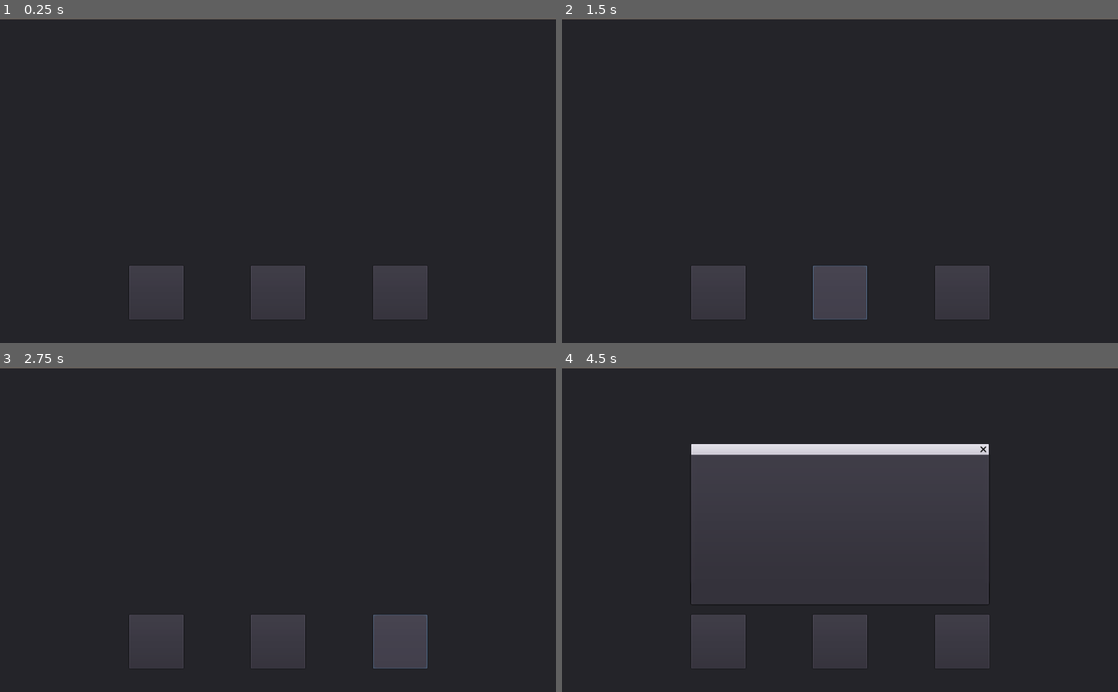
Above: before the commit, frames 1-4 (two rows, left to right).
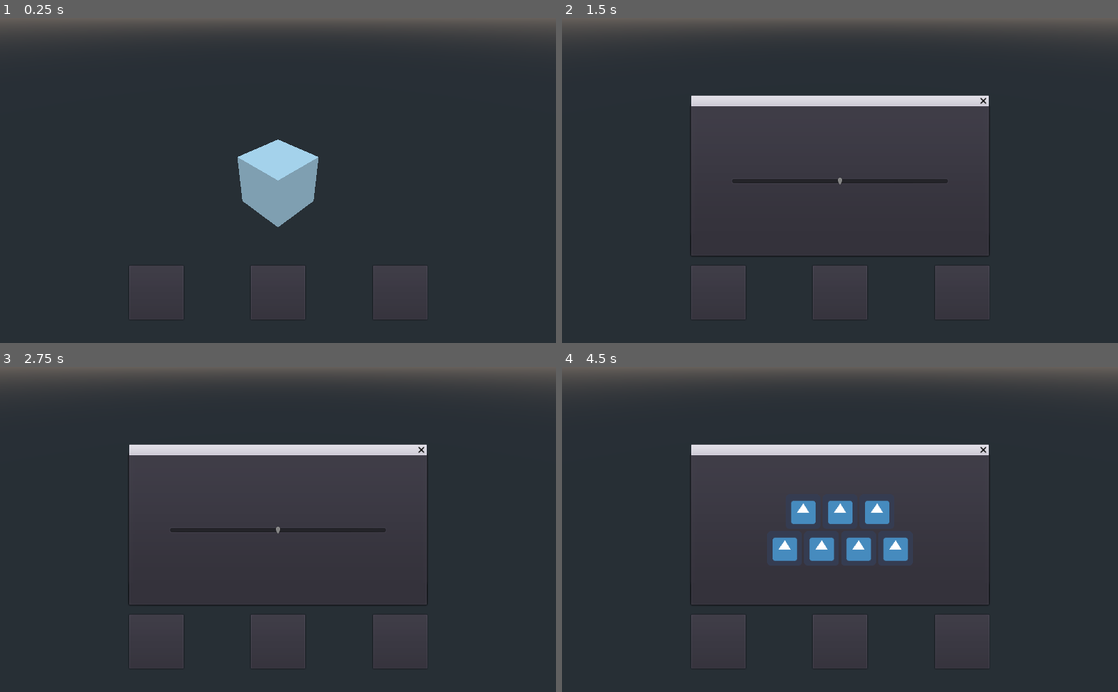
Above: after the commit, the same moments.

Repository: Rhowea/DDUEksamensprojekt
Game: Godot game, scene res://World.tscn
Same seed, same stepped clock (60 frames per second), same inputs: the game is played once before the commit and once after it. The engine's default icon, where the game draws it, is replaced by a stand-in: a white triangle on a blue panel in a dark square.
Inputs (mouse positions are in pixels of both pictures, inside the frame that each line leads up to):
- Up to frame 1 (0.25 s): no input
- Up to frame 2 (1.5 s): click (717, 291) at 0.5 s; click (840, 291) at 1.25 s
- Up to frame 3 (2.75 s): click (400, 640) at 2 s
- Up to frame 4 (4.5 s): click (717, 640) at 2.75 s; click (801, 529) at 3.52 s; click (840, 510) at 4.27 s

The runs differ from the first frame. In frame 1, 8.1% of the frame differs, in the area x 0-100%, y 0-65%; in frame 2, 19%; in frame 3, 19%, in the area x 0-100%, y 0-93%; in frame 4, 7.9%.

Commit message:
1st prototype

Diff:
--- /dev/null
+++ b/Set1.gd
@@ -0,0 +1,23 @@
+extends Control
+
+onready var set1 = $VBoxContainer/Ingredients1
+onready var set2 = $VBoxContainer/Ingredients2
+onready var set3 = $VBoxContainer/Ingredients3
+
+func _on_TextureButton1_pressed():
+	set1.visible = true
+	set2.visible = false
+	set3.visible = false
+	print("Displaying set 1")
+
+func _on_TextureButton2_pressed():
+	set1.visible = false
+	set2.visible = true
+	set3.visible = false
+	print("Displaying set 2")
+
+func _on_TextureButton3_pressed():
+	set1.visible = false
+	set2.visible = false
+	set3.visible = true
+	print("Displaying set 3")
--- a/UI.gd
+++ b/UI.gd
@@ -1,18 +1,33 @@
 extends Control
 
-onready var window = $Panel/WindowDialog
-
+onready var window = $WindowDialog
+onready var set1 = $WindowDialog/Set1
+onready var set2 = $WindowDialog/Set2
+onready var set3 = $WindowDialog/Set3
 
 func _on_Button1_pressed():
 	if window.visible == false:
 		window.popup()
 		print(window.visible)
+	set1.visible = true
+	set2.visible = false
+	set3.visible = false
 
 func _on_Button2_pressed():
-	pass # Replace with function body.
+	if window.visible == false:
+		window.popup()
+		print(window.visible)
+	set1.visible = false
+	set2.visible = true
+	set3.visible = false
 
 func _on_Button3_pressed():
-	pass # Replace with function body.
+	if window.visible == false:
+		window.popup()
+		print(window.visible)
+	set1.visible = false
+	set2.visible = false
+	set3.visible = true
 
 func _on_WindowDialog_popup_hide():
 		print(window.visible)
--- a/World.tscn
+++ b/World.tscn
@@ -1,8 +1,8 @@
-[gd_scene load_steps=4 format=2]
+[gd_scene load_steps=5 format=2]
 
 [ext_resource path="res://UI.gd" type="Script" id=1]
-
-[sub_resource type="Theme" id=2]
+[ext_resource path="res://icon.png" type="Texture" id=2]
+[ext_resource path="res://Set1.gd" type="Script" id=3]
 
 [sub_resource type="CubeMesh" id=1]
 
@@ -18,65 +18,235 @@
 anchor_bottom = 0.5
 script = ExtResource( 1 )
 
-[node name="Panel" type="Panel" parent="Camera/Control"]
-anchor_left = 0.5
-anchor_top = 0.5
-anchor_right = 0.5
-anchor_bottom = 0.5
-margin_left = -512.0
-margin_top = -298.0
-margin_right = 512.0
-margin_bottom = 300.0
-theme = SubResource( 2 )
-
-[node name="WindowDialog" type="WindowDialog" parent="Camera/Control/Panel"]
+[node name="WindowDialog" type="WindowDialog" parent="Camera/Control"]
 visible = true
 anchor_left = 0.5
 anchor_top = 0.5
 anchor_right = 0.5
 anchor_bottom = 0.5
 margin_left = -274.0
-margin_top = -138.0
+margin_top = -137.0
 margin_right = 274.0
-margin_bottom = 138.0
-
-[node name="Button1" type="Button" parent="Camera/Control/Panel"]
+margin_bottom = 139.0
+
+[node name="Set1" type="Control" parent="Camera/Control/WindowDialog"]
+anchor_left = 0.5
+anchor_top = 0.5
+anchor_right = 0.5
+anchor_bottom = 0.5
+margin_left = -20.0
+margin_top = -20.0
+margin_right = 20.0
+margin_bottom = 20.0
+script = ExtResource( 3 )
+
+[node name="VBoxContainer" type="VBoxContainer" parent="Camera/Control/WindowDialog/Set1"]
+anchor_left = 0.5
+anchor_top = 0.5
+anchor_right = 0.5
+anchor_bottom = 0.5
+margin_left = -270.0
+margin_top = -135.0
+margin_right = 270.0
+margin_bottom = 135.0
+alignment = 1
+
+[node name="HBoxContainer" type="HBoxContainer" parent="Camera/Control/WindowDialog/Set1/VBoxContainer"]
+margin_top = 103.0
+margin_right = 540.0
+margin_bottom = 167.0
+alignment = 1
+
+[node name="TextureButton1" type="TextureButton" parent="Camera/Control/WindowDialog/Set1/VBoxContainer/HBoxContainer"]
+margin_left = 170.0
+margin_right = 234.0
+margin_bottom = 64.0
+action_mode = 0
+texture_normal = ExtResource( 2 )
+
+[node name="TextureButton2" type="TextureButton" parent="Camera/Control/WindowDialog/Set1/VBoxContainer/HBoxContainer"]
+margin_left = 238.0
+margin_right = 302.0
+margin_bottom = 64.0
+action_mode = 0
+texture_normal = ExtResource( 2 )
+
+[node name="TextureButton3" type="TextureButton" parent="Camera/Control/WindowDialog/Set1/VBoxContainer/HBoxContainer"]
+margin_left = 306.0
+margin_right = 370.0
+margin_bottom = 64.0
+action_mode = 0
+texture_normal = ExtResource( 2 )
+
+[node name="Ingredients1" type="HBoxContainer" parent="Camera/Control/WindowDialog/Set1/VBoxContainer"]
+visible = false
+margin_top = 137.0
+margin_right = 540.0
+margin_bottom = 201.0
+alignment = 1
+
+[node name="TextureRect" type="TextureRect" parent="Camera/Control/WindowDialog/Set1/VBoxContainer/Ingredients1"]
+margin_left = 170.0
+margin_right = 234.0
+margin_bottom = 64.0
+texture = ExtResource( 2 )
+
+[node name="TextureRect2" type="TextureRect" parent="Camera/Control/WindowDialog/Set1/VBoxContainer/Ingredients1"]
+margin_left = 238.0
+margin_right = 302.0
+margin_bottom = 64.0
+texture = ExtResource( 2 )
+
+[node name="TextureRect3" type="TextureRect" parent="Camera/Control/WindowDialog/Set1/VBoxContainer/Ingredients1"]
+margin_left = 306.0
+margin_right = 370.0
+margin_bottom = 64.0
+texture = ExtResource( 2 )
+
+[node name="Ingredients2" type="HBoxContainer" parent="Camera/Control/WindowDialog/Set1/VBoxContainer"]
+visible = false
+margin_top = 171.0
+margin_right = 540.0
+margin_bottom = 235.0
+alignment = 1
+
+[node name="TextureRect" type="TextureRect" parent="Camera/Control/WindowDialog/Set1/VBoxContainer/Ingredients2"]
+margin_left = 136.0
+margin_right = 200.0
+margin_bottom = 64.0
+texture = ExtResource( 2 )
+
+[node name="TextureRect2" type="TextureRect" parent="Camera/Control/WindowDialog/Set1/VBoxContainer/Ingredients2"]
+margin_left = 204.0
+margin_right = 268.0
+margin_bottom = 64.0
+texture = ExtResource( 2 )
+
+[node name="TextureRect3" type="TextureRect" parent="Camera/Control/WindowDialog/Set1/VBoxContainer/Ingredients2"]
+margin_left = 272.0
+margin_right = 336.0
+margin_bottom = 64.0
+texture = ExtResource( 2 )
+
+[node name="TextureRect4" type="TextureRect" parent="Camera/Control/WindowDialog/Set1/VBoxContainer/Ingredients2"]
+margin_left = 340.0
+margin_right = 404.0
+margin_bottom = 64.0
+texture = ExtResource( 2 )
+
+[node name="Ingredients3" type="HBoxContainer" parent="Camera/Control/WindowDialog/Set1/VBoxContainer"]
+visible = false
+margin_top = 205.0
+margin_right = 540.0
+margin_bottom = 269.0
+alignment = 1
+
+[node name="TextureRect" type="TextureRect" parent="Camera/Control/WindowDialog/Set1/VBoxContainer/Ingredients3"]
+margin_left = 170.0
+margin_right = 234.0
+margin_bottom = 64.0
+texture = ExtResource( 2 )
+
+[node name="TextureRect2" type="TextureRect" parent="Camera/Control/WindowDialog/Set1/VBoxContainer/Ingredients3"]
+margin_left = 238.0
+margin_right = 302.0
+margin_bottom = 64.0
+texture = ExtResource( 2 )
+
+[node name="TextureRect3" type="TextureRect" parent="Camera/Control/WindowDialog/Set1/VBoxContainer/Ingredients3"]
+margin_left = 306.0
+margin_right = 370.0
+margin_bottom = 64.0
+texture = ExtResource( 2 )
+
+[node name="Set2" type="Control" parent="Camera/Control/WindowDialog"]
+visible = false
+anchor_left = 0.5
+anchor_top = 0.5
+anchor_right = 0.5
+anchor_bottom = 0.5
+margin_left = -20.0
+margin_top = -20.0
+margin_right = 20.0
+margin_bottom = 20.0
+
+[node name="HSlider" type="HSlider" parent="Camera/Control/WindowDialog/Set2"]
+anchor_left = 0.5
+anchor_top = 0.5
+anchor_right = 0.5
+anchor_bottom = 0.5
+margin_left = -200.0
+margin_top = -10.0
+margin_right = 200.0
+margin_bottom = 10.0
+max_value = 1.0
+step = 0.1
+value = 0.5
+
+[node name="Set3" type="Control" parent="Camera/Control/WindowDialog"]
+visible = false
+anchor_left = 0.5
+anchor_top = 0.5
+anchor_right = 0.5
+anchor_bottom = 0.5
+margin_left = -20.0
+margin_top = -20.0
+margin_right = 20.0
+margin_bottom = 20.0
+
+[node name="HSlider" type="HSlider" parent="Camera/Control/WindowDialog/Set3"]
+anchor_left = 0.5
+anchor_top = 0.5
+anchor_right = 0.5
+anchor_bottom = 0.5
+margin_left = -200.0
+margin_top = -10.0
+margin_right = 200.0
+margin_bottom = 10.0
+max_value = 1.0
+step = 0.1
+value = 0.5
+
+[node name="Button1" type="Button" parent="Camera/Control"]
 anchor_left = 0.5
 anchor_top = 1.0
 anchor_right = 0.5
 anchor_bottom = 1.0
 margin_left = -274.0
-margin_top = -143.0
+margin_top = 157.0
 margin_right = -174.0
-margin_bottom = -43.0
-action_mode = 0
-
-[node name="Button2" type="Button" parent="Camera/Control/Panel"]
+margin_bottom = 257.0
+action_mode = 0
+
+[node name="Button2" type="Button" parent="Camera/Control"]
 anchor_left = 0.5
 anchor_top = 1.0
 anchor_right = 0.5
 anchor_bottom = 1.0
 margin_left = -50.0
-margin_top = -143.0
+margin_top = 157.0
 margin_right = 50.0
-margin_bottom = -43.0
-action_mode = 0
-
-[node name="Button3" type="Button" parent="Camera/Control/Panel"]
+margin_bottom = 257.0
+action_mode = 0
+
+[node name="Button3" type="Button" parent="Camera/Control"]
 anchor_left = 0.5
 anchor_top = 1.0
 anchor_right = 0.5
 anchor_bottom = 1.0
 margin_left = 175.0
-margin_top = -143.0
+margin_top = 157.0
 margin_right = 275.0
-margin_bottom = -43.0
+margin_bottom = 257.0
 action_mode = 0
 
 [node name="CSGMesh" type="CSGMesh" parent="."]
 mesh = SubResource( 1 )
 
-[connection signal="popup_hide" from="Camera/Control/Panel/WindowDialog" to="Camera/Control" method="_on_WindowDialog_popup_hide"]
-[connection signal="pressed" from="Camera/Control/Panel/Button1" to="Camera/Control" method="_on_Button1_pressed"]
-[connection signal="pressed" from="Camera/Control/Panel/Button2" to="Camera/Control" method="_on_Button2_pressed"]
-[connection signal="pressed" from="Camera/Control/Panel/Button3" to="Camera/Control" method="_on_Button3_pressed"]
+[connection signal="popup_hide" from="Camera/Control/WindowDialog" to="Camera/Control" method="_on_WindowDialog_popup_hide"]
+[connection signal="pressed" from="Camera/Control/WindowDialog/Set1/VBoxContainer/HBoxContainer/TextureButton1" to="Camera/Control/WindowDialog/Set1" method="_on_TextureButton1_pressed"]
+[connection signal="pressed" from="Camera/Control/WindowDialog/Set1/VBoxContainer/HBoxContainer/TextureButton2" to="Camera/Control/WindowDialog/Set1" method="_on_TextureButton2_pressed"]
+[connection signal="pressed" from="Camera/Control/WindowDialog/Set1/VBoxContainer/HBoxContainer/TextureButton3" to="Camera/Control/WindowDialog/Set1" method="_on_TextureButton3_pressed"]
+[connection signal="pressed" from="Camera/Control/Button1" to="Camera/Control" method="_on_Button1_pressed"]
+[connection signal="pressed" from="Camera/Control/Button2" to="Camera/Control" method="_on_Button2_pressed"]
+[connection signal="pressed" from="Camera/Control/Button3" to="Camera/Control" method="_on_Button3_pressed"]
